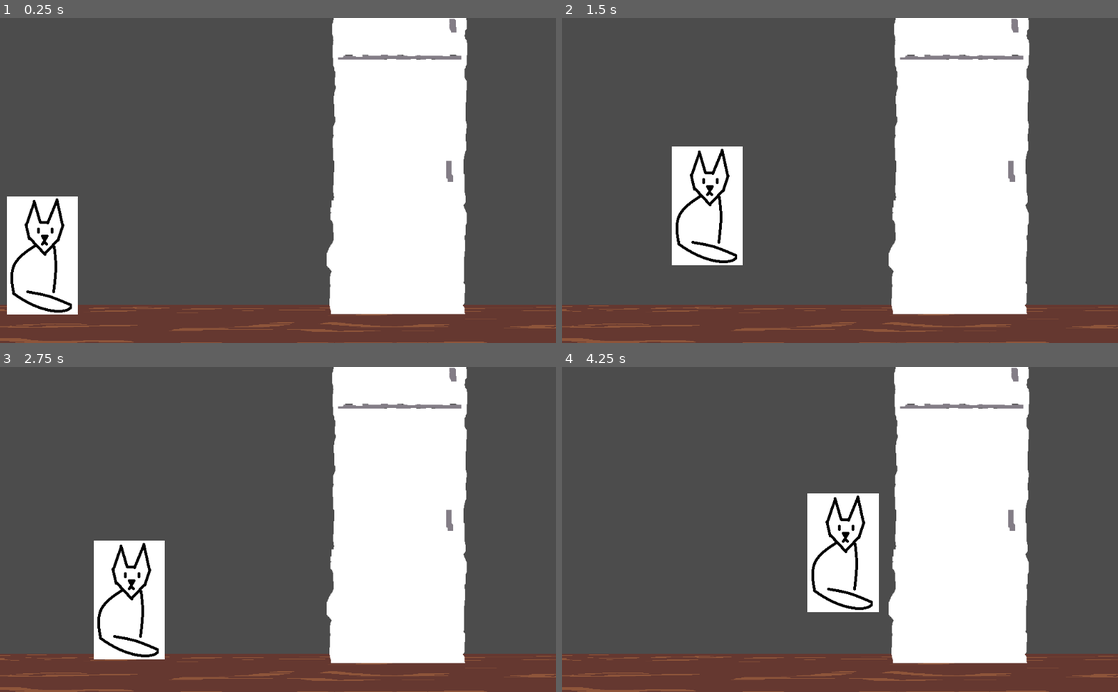
Above: before the commit, frames 1-4 (two rows, left to right).
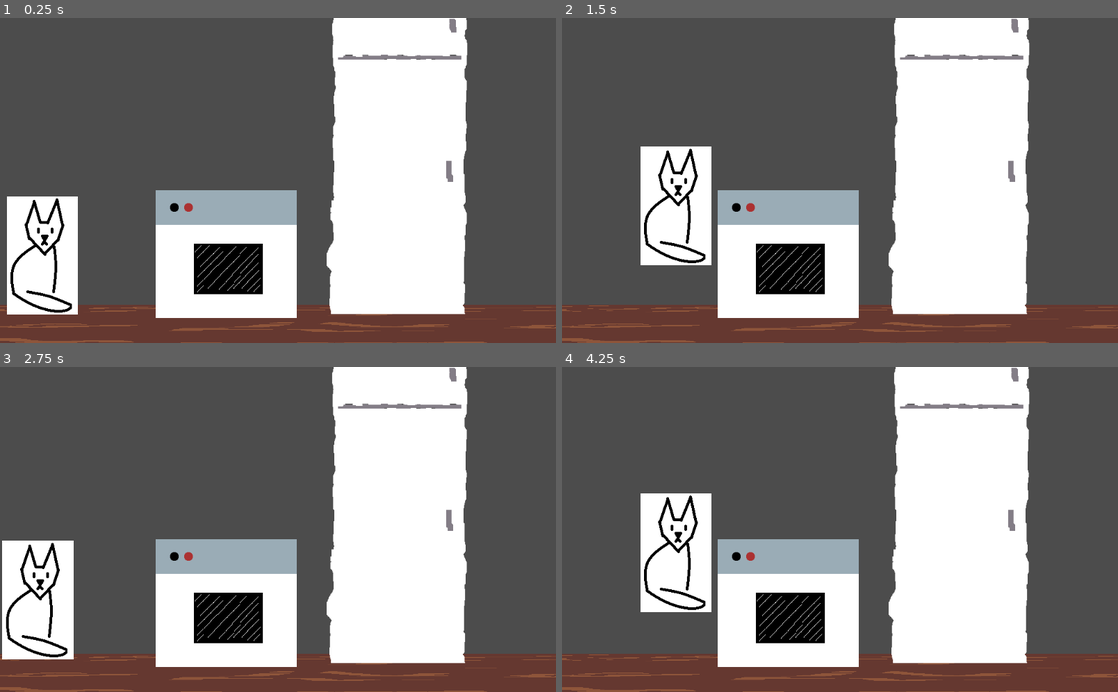
Above: after the commit, the same moments.

Repository: simonmnash/GGJ2019
Game: Godot game, scene res://House.tscn
Two runs of this game, one before a commit and one after it. Both use one fixed random seed, a clock stepped at 60 frames per second and the inputs below.
Inputs:
- Up to frame 1 (0.25 s): no input
- Up to frame 2 (1.5 s): hold Right (ui_right) from 0.53 s (still down); tap Up (ui_up) at 0.77 s
- Up to frame 3 (2.75 s): tap Up (ui_up) at 1.52 s; release Right (ui_right) at 2.03 s; hold Left (ui_left) from 2.03 s (still down)
- Up to frame 4 (4.25 s): release Left (ui_left) at 2.78 s; hold Right (ui_right) from 2.78 s (still down); tap Up (ui_up) at 3.02, 3.77 s

The runs differ from the first frame. In frame 1, 9.9% of the frame differs, in the area x 28-54%, y 52-93%; in frame 2, 13%; in frame 3, 18%, in the area x 0-54%, y 52-93%; in frame 4, 16%.

Commit message:
Stove Update

Diff:
--- a/House.tscn
+++ b/House.tscn
@@ -1,8 +1,9 @@
-[gd_scene load_steps=4 format=2]
+[gd_scene load_steps=5 format=2]
 
 [ext_resource path="res://House/Floor.tscn" type="PackedScene" id=1]
 [ext_resource path="res://Characters/Cat.tscn" type="PackedScene" id=2]
 [ext_resource path="res://House/Fridge.tscn" type="PackedScene" id=3]
+[ext_resource path="res://House/Stove.tscn" type="PackedScene" id=4]
 
 [node name="House" type="Node" index="0"]
 
@@ -17,3 +18,7 @@
 [node name="Fridge" parent="." index="2" instance=ExtResource( 3 )]
 
 position = Vector2( 731.606, 247.656 )
+
+[node name="Fridge2" parent="." index="3" instance=ExtResource( 4 )]
+
+position = Vector2( 414.65, 405.332 )
--- /dev/null
+++ b/House/Stove.tscn
@@ -0,0 +1,34 @@
+[gd_scene load_steps=3 format=2]
+
+[ext_resource path="res://assets/Stove.png" type="Texture" id=1]
+
+[sub_resource type="RectangleShape2D" id=1]
+
+custom_solver_bias = 0.0
+extents = Vector2( 10.0566, 10.1245 )
+
+[node name="Fridge" type="Node2D"]
+
+_sections_unfolded = [ "Transform" ]
+
+[node name="Sprite" type="Sprite" parent="." index="0"]
+
+position = Vector2( 1.50732, -1.50734 )
+texture = ExtResource( 1 )
+
+[node name="StaticBody2D" type="StaticBody2D" parent="." index="1"]
+
+input_pickable = false
+collision_layer = 1
+collision_mask = 1
+constant_linear_velocity = Vector2( 0, 0 )
+constant_angular_velocity = 0.0
+friction = 1.0
+bounce = 0.0
+
+[node name="CollisionShape2D" type="CollisionShape2D" parent="StaticBody2D" index="0"]
+
+position = Vector2( 1.34419, -15.0734 )
+scale = Vector2( 13, 1 )
+shape = SubResource( 1 )
+_sections_unfolded = [ "Transform" ]
Not shown, added: assets/Stove.png.import
